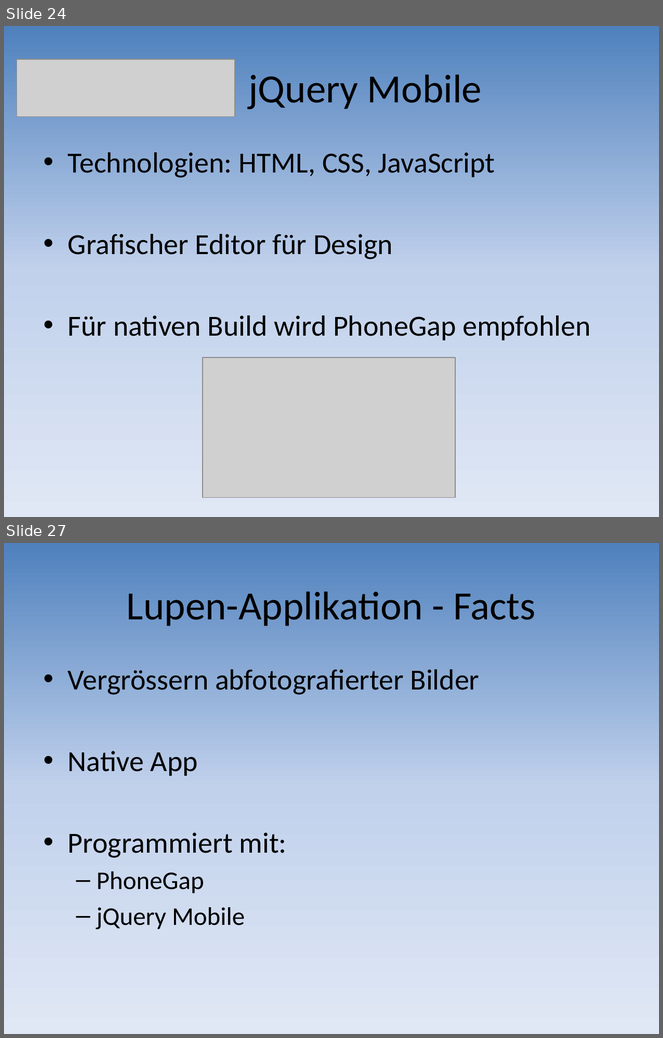
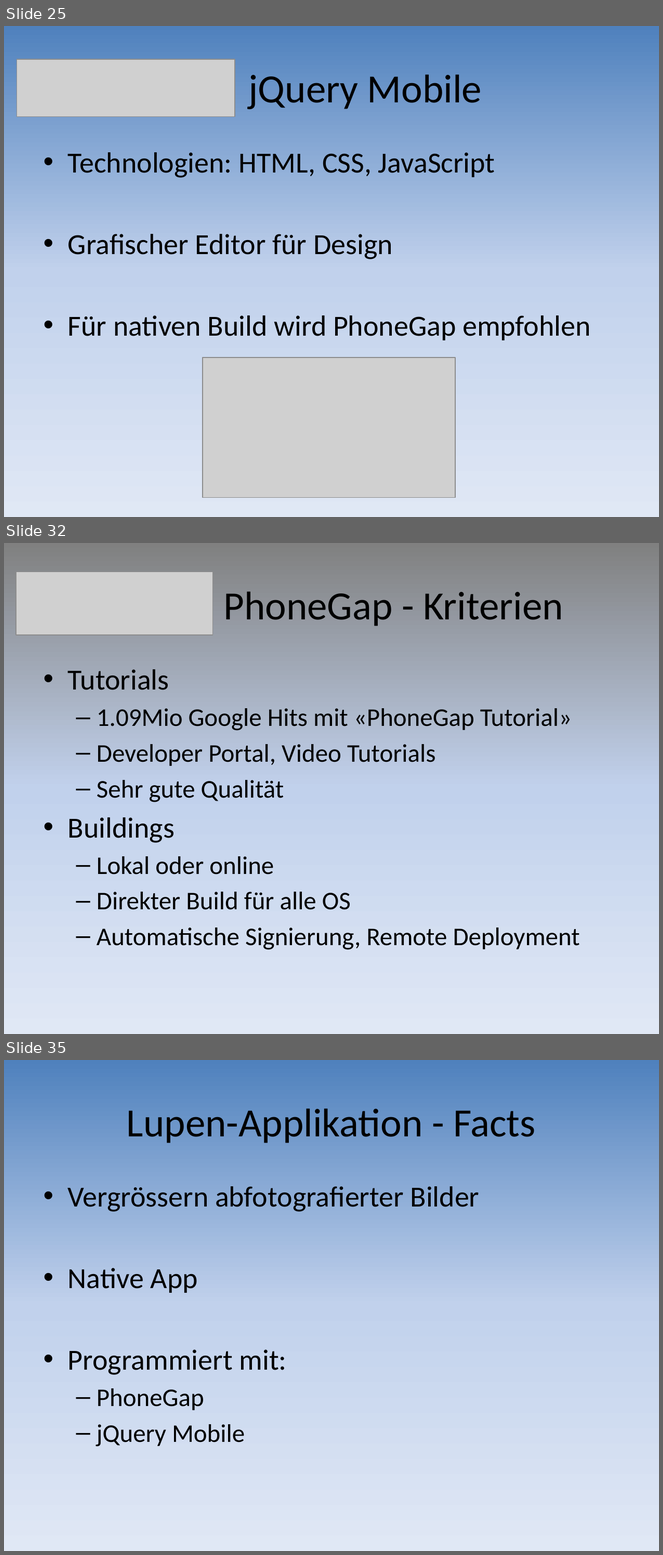
Before and after one commit to mtwords/hand-held, a slide deck: Documents/10_Frameworks_Presentation.pptx. Shown one above the other, each under a label of ours: slides 24 and 27 before the commit, slides 25, 32 and 35 after it; the slides between them are not shown. The pictures are 663x1038 and 663x1555 pixels, drawn with LibreOffice and Linux fonts; fonts in the diff are those of the drawing; grey boxes stand for pictures. Boxes give left, top, right and bottom in pixels: in the first picture for what was removed or moved away, otherwise in the second. Text is boxed around its words. In the diff, an @@ line names an element or a change of style, - is before the commit and + after.

```diff
--- a/Documents/10_Frameworks_Presentation.pptx
+++ b/Documents/10_Frameworks_Presentation.pptx
@@ slide 32 added at bbox=[4, 543, 659, 1034], background gradient #808080 to #C2D1ED to #E1E8F5 @@
@@ picture added at bbox=[16, 572, 213, 635] @@
@@ title added at bbox=[224, 591, 564, 626], 44 pt, text #000000 @@
+PhoneGap - Kriterien
@@ text added at bbox=[68, 669, 580, 950], 28 pt, text #000000 @@
+• Tutorials
+  – 1.09Mio Google Hits mit «PhoneGap Tutorial»
+  – Developer Portal, Video Tutorials
+  – Sehr gute Qualität
+• Buildings
+  – Lokal oder online
+  – Direkter Build für alle OS
+  – Automatische Signierung, Remote Deployment
@@ what was slide 24 is now slide 25 @@
@@ what was slide 27 is now slide 35 @@
```
Also in this commit, not shown: 7 slides changed, 12 other slides added, 1 slide removed.
